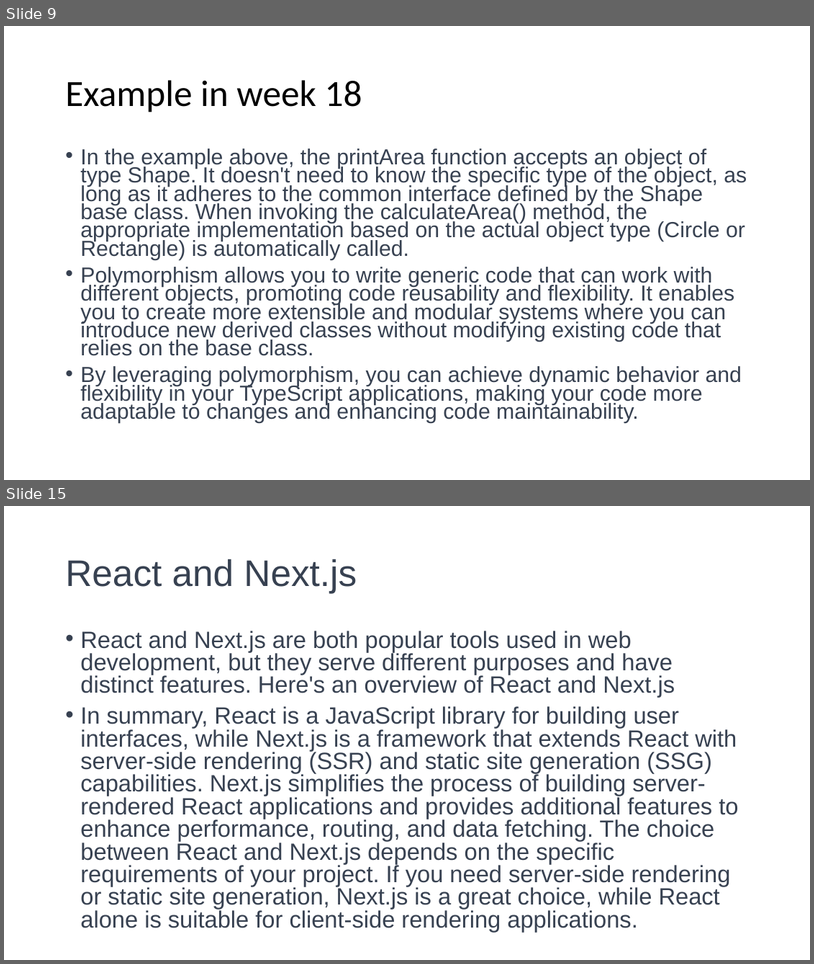
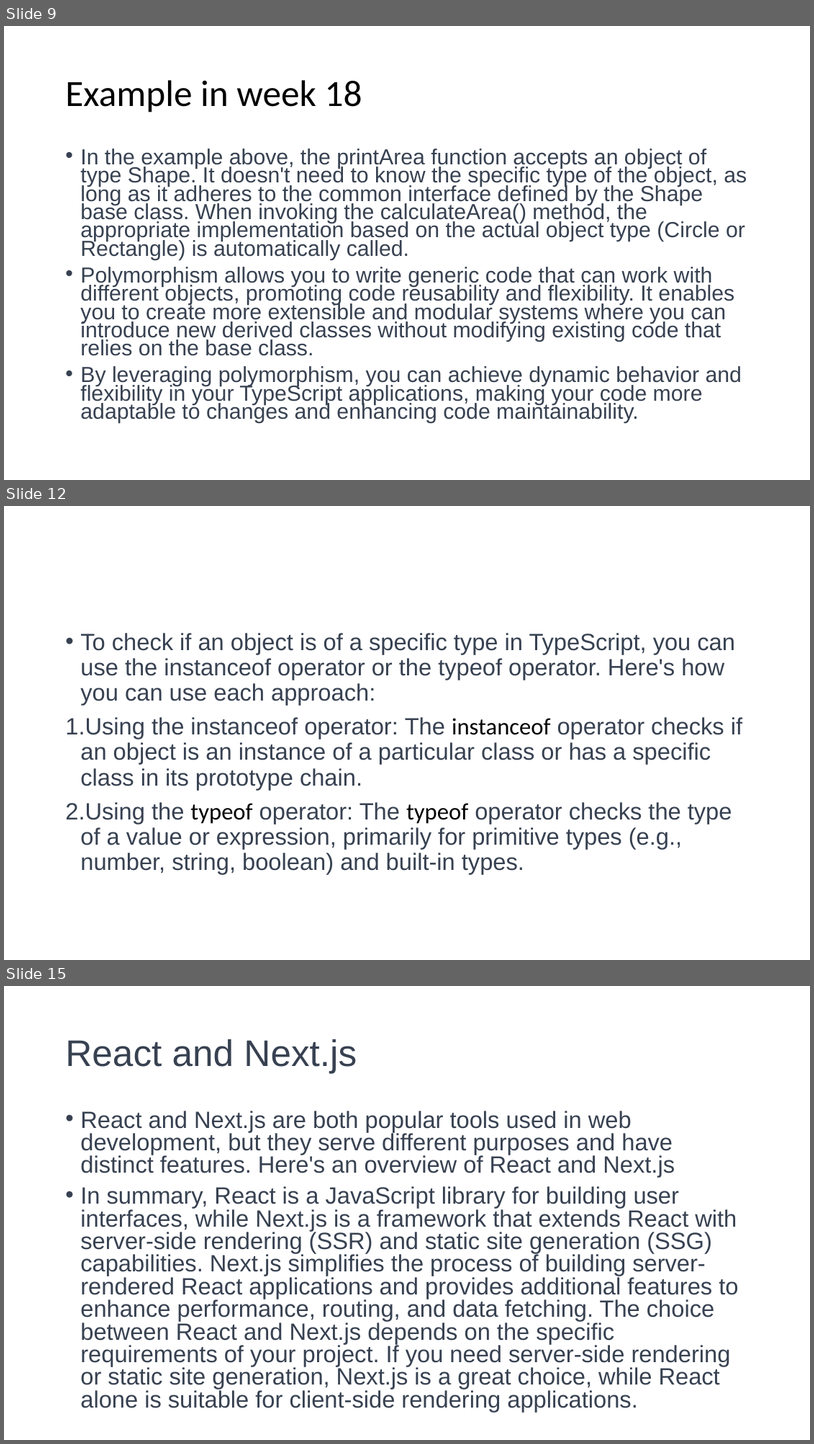
Before and after one commit to 1shaked/full-stack, a slide deck: 19ass/19ass.pptx. Shown one above the other, each under a label of ours: slides 9 and 15 before the commit, slides 9, 12 and 15 after it; the slides between them are not shown. The pictures are 814x964 and 814x1444 pixels, drawn with LibreOffice and Linux fonts; fonts in the diff are those of the drawing. Boxes give left, top, right and bottom in pixels: in the first picture for what was removed or moved away, otherwise in the second. Text is boxed around its words. In the diff, an @@ line names an element or a change of style, - is before the commit and + after.

```diff
--- a/19ass/19ass.pptx
+++ b/19ass/19ass.pptx
@@ slide 12 added at bbox=[4, 506, 810, 960], background #FFFFFF @@
@@ text added at bbox=[65, 633, 743, 874], 28 pt, text #374151 @@
+• To check if an object is of a specific type in TypeScript, you can use the instanceof operator or the typeof operator. Here's how you can use each approach:
+1. Using the instanceof operator: The instanceof operator checks if an object is an instance of a particular class or has a specific class in its prototype chain.
+2. Using the typeof operator: The typeof operator checks the type of a value or expression, primarily for primitive types (e.g., number, string, boolean) and built-in types.
```
Also in this commit, not shown: 2 other slides added, 3 slides removed, 8 other files.
